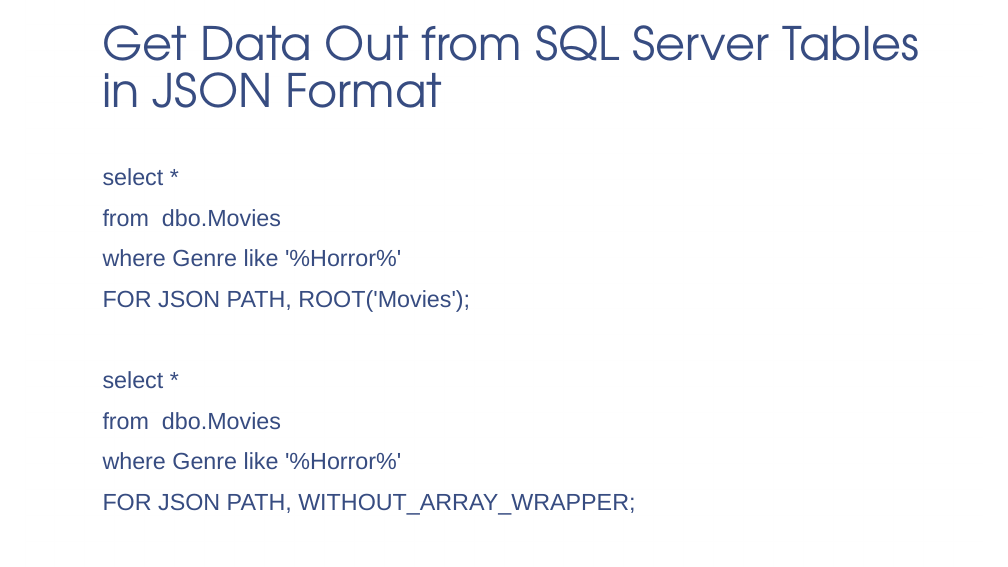
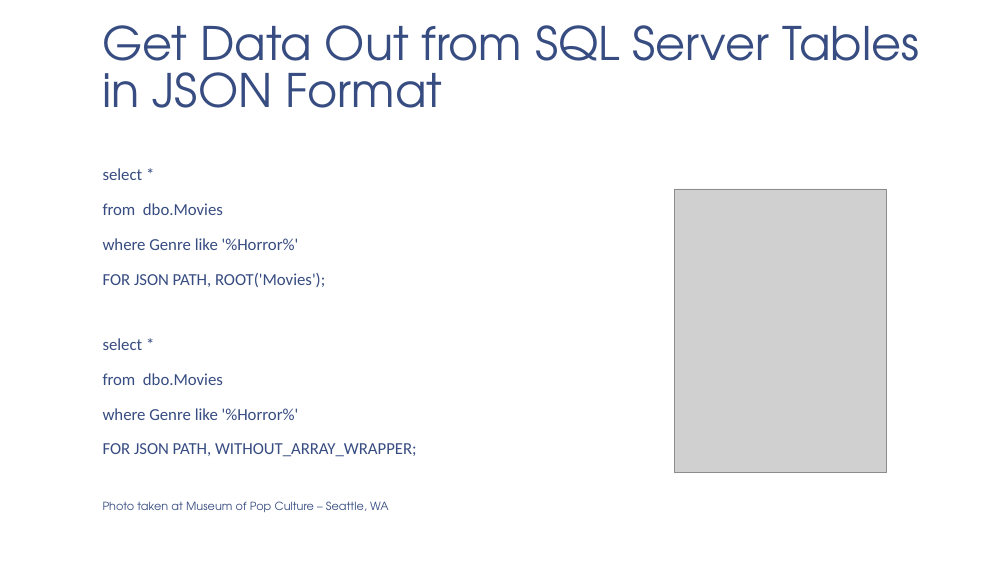
Before and after one commit to adipesa/sqlserver-json, a slide deck: slide 12 of SQL Server and JSON.pptx. Drawn at 1008x567 pixels with LibreOffice and Linux fonts; fonts in the diff are those of the drawing; grey boxes stand for pictures; background and template pictures are left out. Boxes give left, top, right and bottom in pixels: in the first picture for what was removed or moved away, otherwise in the second. Text is boxed around its words. In the diff, an @@ line names an element or a change of style, - is before the commit and + after.

Commit message:
Add files via upload
Added photos and info on JSON data types

```diff
--- a/SQL Server and JSON.pptx
+++ b/SQL Server and JSON.pptx
@@ text at box(103, 168, 417, 457): size 22.2 to 16 pt, font Arial to Calibri in "select *", "from dbo.Movies", "where Genre like '%Horror%'", "FOR JSON PATH, ROOT('Movies');" and 4 more places @@
@@ picture added at box(675, 189, 887, 473) @@
@@ text at box(103, 501, 389, 512): paragraph added @@
+Photo taken at Museum of Pop Culture – Seattle, WA
```
Also in this commit, not shown: 10 other slides changed.
